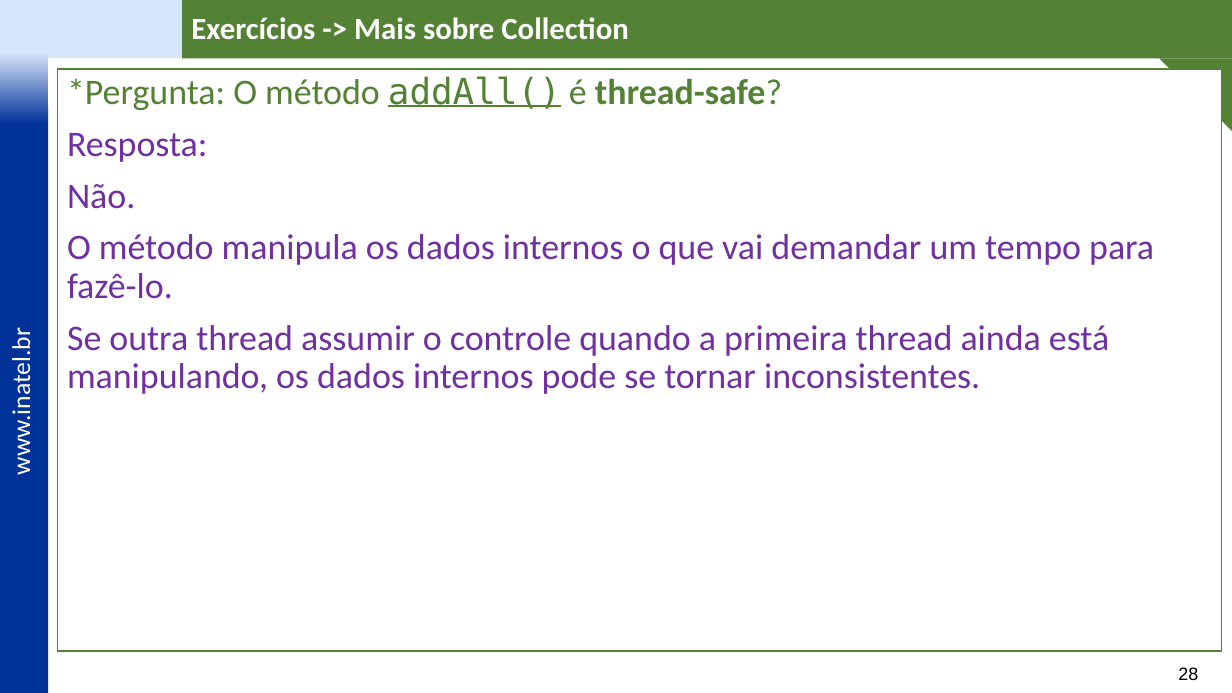
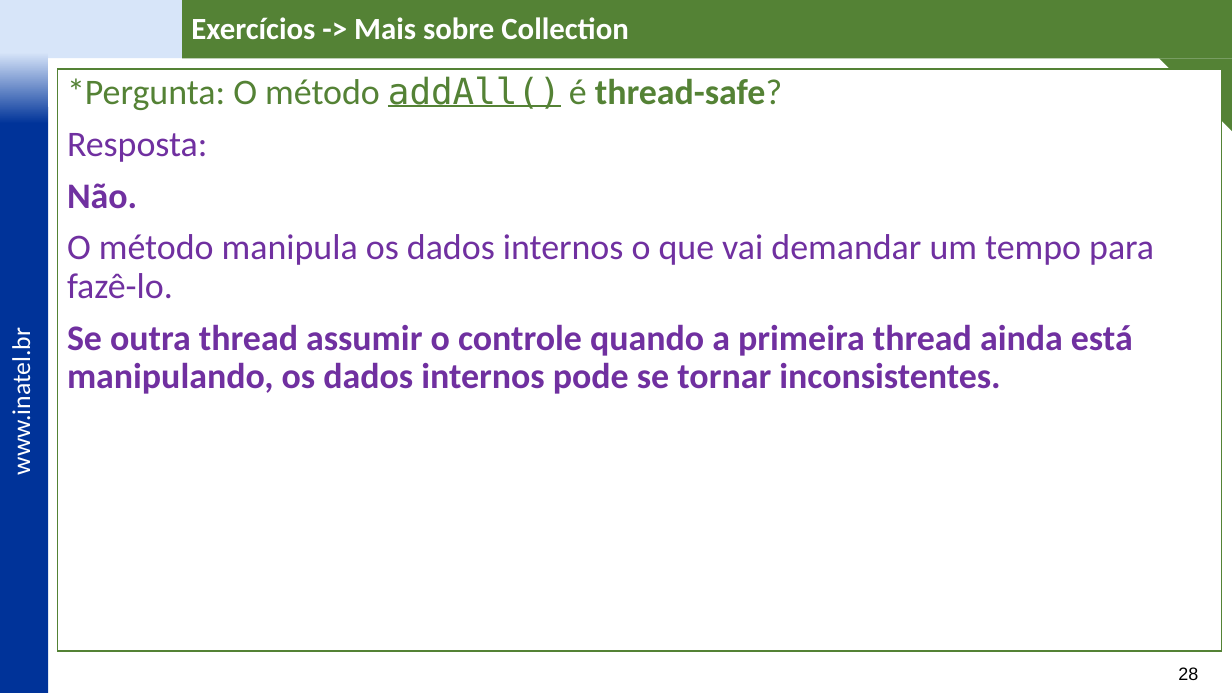
Before and after one commit to vitor-figueiredo/Lab_JavaCollections, a slide deck: slide 28 of _docs/IDP Labs - Java Collections - v3.pptx. Drawn at 1232x693 pixels with LibreOffice and Linux fonts; fonts in the diff are those of the drawing; background and template pictures are left out. Boxes give left, top, right and bottom in pixels: in the first picture for what was removed or moved away, otherwise in the second. Text is boxed around its words. In the diff, an @@ line names an element or a change of style, - is before the commit and + after.

```diff
--- a/_docs/IDP Labs - Java Collections - v3.pptx
+++ b/_docs/IDP Labs - Java Collections - v3.pptx
@@ text in rectangle at bbox=[67, 183, 1133, 394]: bold on in "Não.", "Se outra thread assumir o controle quando ..." @@
```
Also in this commit, not shown: 14 other slides changed, 1 slide added, 9 other files.
